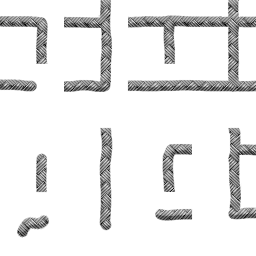
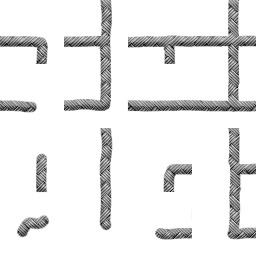
Before/after of a 256px x 256px layered artwork. What changed in the layer stack:
added group "texture" with 3 layers over [0, 0, 256, 240]
moved "Layer 5" into group "texture", painted on it over [0, 0, 256, 240]
moved "Layer 4" into group "texture", painted on it over [0, 0, 256, 240]
